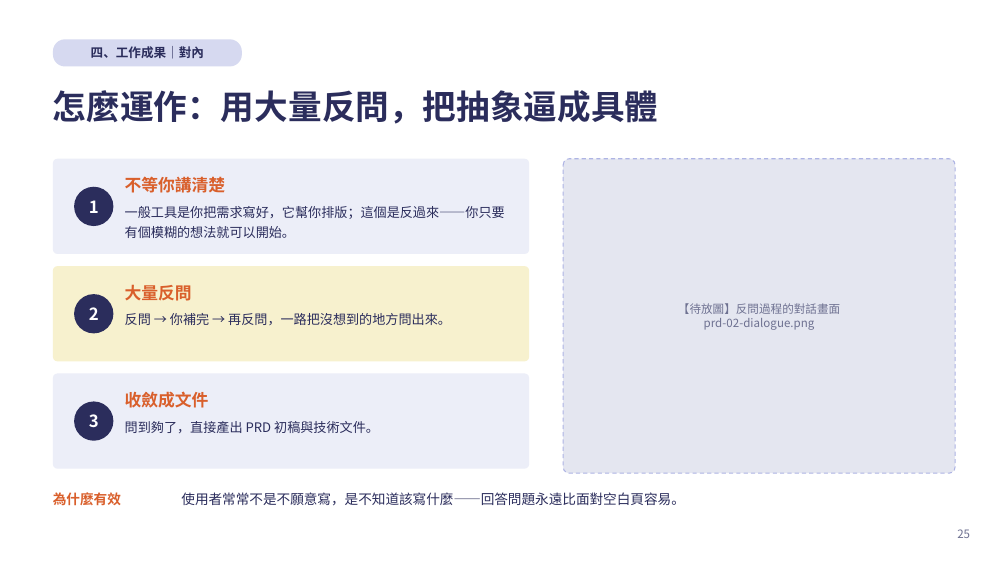
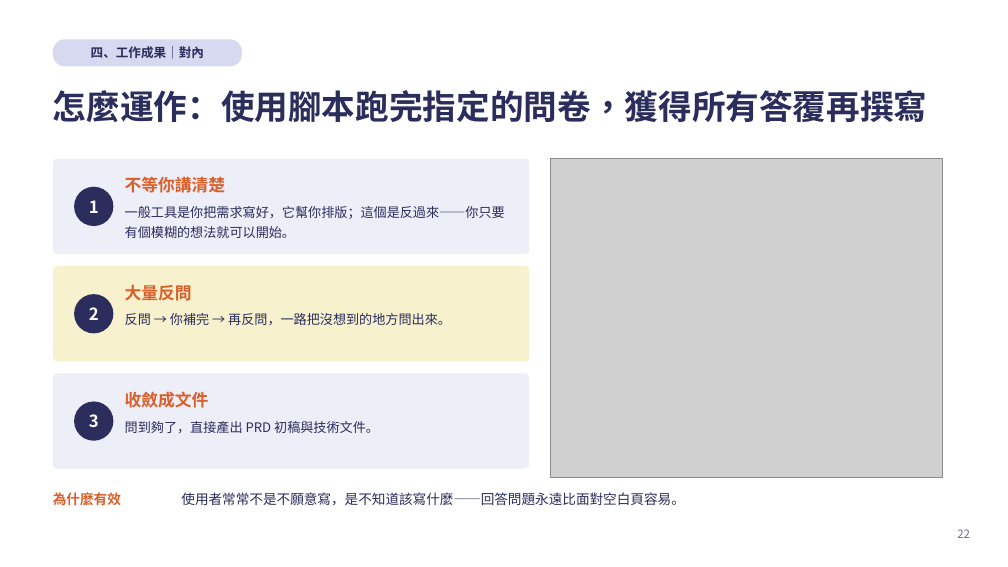
Before and after one commit to kirihuang-bit/freshman-report, a slide deck: slide 22 of 黃家朗新人報告.pptx (slide 25 before the commit). Drawn at 1008x567 pixels with LibreOffice and Linux fonts; fonts in the diff are those of the drawing; grey boxes stand for pictures. Boxes give left, top, right and bottom in pixels: in the first picture for what was removed or moved away, otherwise in the second. Text is boxed around its words. In the diff, an @@ line names an element or a change of style, - is before the commit and + after.

```diff
--- a/黃家朗新人報告.pptx
+++ b/黃家朗新人報告.pptx
@@ text at (x1=53, y1=90, x2=928, y2=122): text changed @@
-怎麼運作：用大量反問，把抽象逼成具體
+怎麼運作：使用腳本跑完指定的問卷，獲得所有答覆再撰寫
@@ picture added at (x1=551, y1=159, x2=943, y2=478) @@
@@ rounded rectangle removed at (x1=563, y1=159, x2=955, y2=473) @@
@@ text removed at (x1=678, y1=303, x2=840, y2=330) @@
-【待放圖】反問過程的對話畫面
-prd-02-dialogue.png
@@ page number at (x1=957, y1=529, x2=970, y2=538): text changed @@
-25
+22
```
Also in this commit, not shown: 5 other slides changed, 5 slides added, 7 slides removed, 1 other file.
